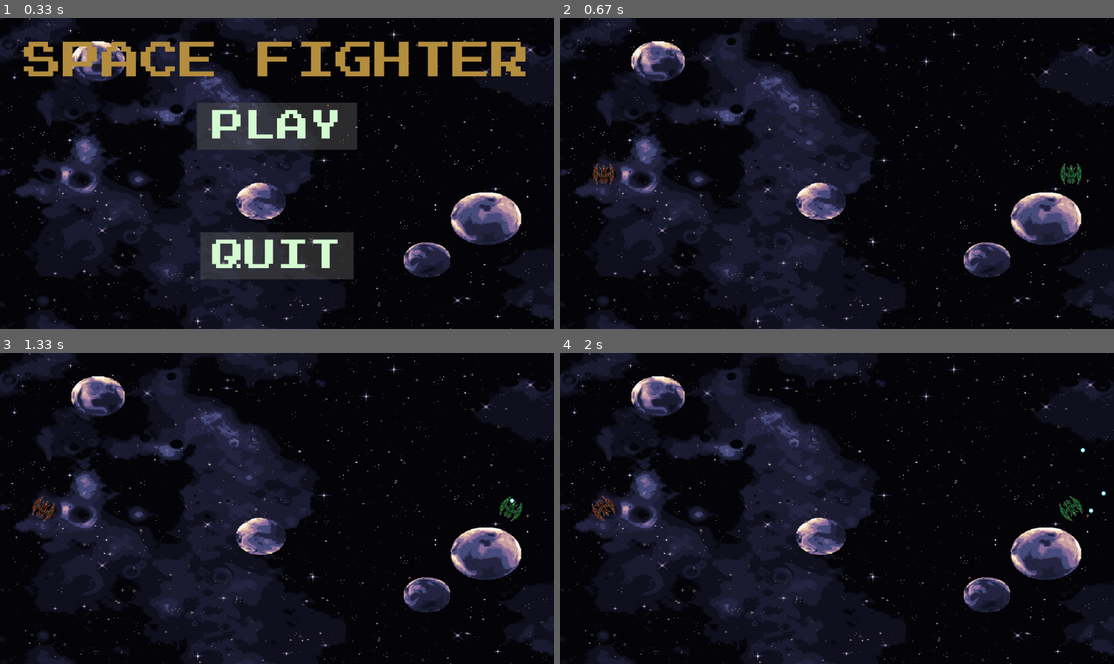
Above: before the commit, frames 1-4 (two rows, left to right).
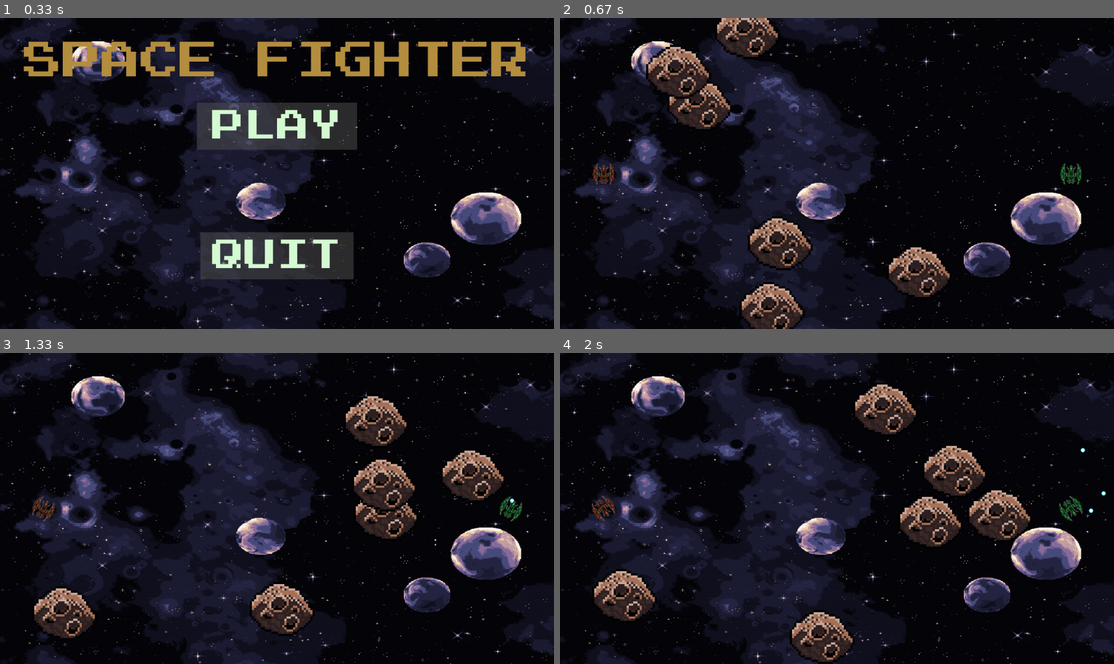
Above: after the commit, the same moments.

Repository: TomSa99/SpaceFighter
Game: pygame game, started from space_fighter/__main__.py
Two runs of this game, one before a commit and one after it. Both use one fixed random seed, a clock stepped at 60 frames per second and the inputs below.
Inputs (mouse positions are in pixels of both pictures, inside the frame that each line leads up to):
- Up to frame 1 (0.33 s): no input
- Up to frame 2 (0.67 s): click "PLAY" at 0.38 s
- Up to frame 3 (1.33 s): hold R 0.67-1.13 s; hold Right 0.67-1.13 s; move the mouse to (254, 520) at 0.7 s; hold R from 1.17 s (still down); hold Right from 1.17 s (still down); hold D from 1.17 s (still down); tap Space at 1.23 s
- Up to frame 4 (2 s): tap Space at 1.53, 1.73 s; release R at 1.63 s; release Right at 1.63 s; release D at 1.63 s; hold Right from 1.67 s (still down); hold D from 1.67 s (still down)

Frame 1 is identical in both runs. In frame 2, 6.7% of the frame differs, in the area x 15-71%, y 0-100%; in frame 3, 7.1%; in frame 4, 7.4%, in the area x 5-85%, y 9-100%.

Commit message:
Add asteroids

Diff:
--- a/space_fighter/game2.py
+++ b/space_fighter/game2.py
@@ -2,11 +2,12 @@
 import sys
 
 from button import Button
-from models2 import Spaceship, Spaceship2
-from utils2 import load_sprite, print_text
+from models2 import Spaceship, Spaceship2, Asteroid
+from utils2 import load_sprite, print_text, get_random_position
 
 
 class SpaceFighter:
+    MIN_ASTEROID_DISTANCE = 250
 
     def __init__(self):
         self._init_pygame()
@@ -18,9 +19,24 @@
 
         self.bullets = []
         self.bullets2 = []
+        self.asteroids = []
         self.spaceship = Spaceship((self.screen.get_size()[0] - 100, self.screen.get_size()[1] / 2),
                                    self.bullets.append)
         self.spaceship2 = Spaceship2((100, self.screen.get_size()[1] / 2), self.bullets2.append)
+
+        for _ in range(6):
+            while True:
+                position = get_random_position(self.screen)
+                if (
+                    position.distance_to(self.spaceship.position) > self.MIN_ASTEROID_DISTANCE
+                ):
+                    break
+                elif(
+                    position.distance_to(self.spaceship2.position) > self.MIN_ASTEROID_DISTANCE
+                ):
+                    break
+
+            self.asteroids.append(Asteroid(position))
 
     def main_loop(self):
         while True:
@@ -79,7 +95,7 @@
             elif is_key_pressed[pygame.K_s]:
                 self.spaceship2.deaccelerate()
     def get_game_objects(self):
-        game_objects = [*self.bullets, *self.bullets2]
+        game_objects = [*self.bullets, *self.bullets2, *self.asteroids]
 
         if self.spaceship:
             game_objects.append(self.spaceship)
@@ -96,10 +112,19 @@
         # If both spaceships collide, the game is over
         if self.spaceship and self.spaceship2:
             if self.spaceship.collides_with(self.spaceship2):
-                self.spaceship = None
-                self.spaceship2 = None
-
-        # when the bullet from the spaceship collides with the spaceship2, the spaceship2 is destroyed
+                #self.spaceship = None
+                #self.spaceship2 = None
+                self.message = self.message = 'Game Over!\nClick R to restart.'
+            for asteroid in self.asteroids:
+                if asteroid.collides_with(self.spaceship):
+                    self.spaceship = None
+                    break
+                elif asteroid.collides_with(self.spaceship2):
+                    self.spaceship2 = None
+                    break
+
+
+        # when the bullet from the spaceship1 collides with the spaceship2, the spaceship2 is destroyed
         for bullet in self.bullets[:]:
             if bullet.collides_with(self.spaceship2):
                 self.bullets.remove(bullet)
@@ -110,7 +135,7 @@
             if not self.screen.get_rect().collidepoint(bullet.position):
                 self.bullets.remove(bullet)
 
-        # when the bullet from the spaceship2 collides with the spaceship, the spaceship is destroyed
+        # when the bullet from the spaceship2 collides with the spaceship1, the spaceship1 is destroyed
         for bullet2 in self.bullets2[:]:
             if bullet2.collides_with(self.spaceship):
                 self.bullets2.remove(bullet2)
@@ -122,11 +147,11 @@
                 self.bullets2.remove(bullet2)
 
         if not self.spaceship2 and self.spaceship:
-            self.message = 'Player1 won!'
+            self.message = 'Player1 won!\nClick R to restart.'
         elif not self.spaceship and self.spaceship2:
-            self.message = 'Player2 won!'
-        elif not self.spaceship and not self.spaceship2:
-            self.message = 'Game Over!'
+            self.message = 'Player2 won!\nClick R to restart.'
+        #elif not self.spaceship and not self.spaceship2:
+            #self.message = 'Game Over!\nClick R to restart.'
 
     def _draw(self):
         self.screen.blit(self.background, (0, 0))
--- a/space_fighter/models2.py
+++ b/space_fighter/models2.py
@@ -2,7 +2,7 @@
 from pygame.math import Vector2
 from pygame.transform import rotozoom
 
-from utils2 import load_sprite, load_sound, wrap_position
+from utils2 import load_sprite, load_sound, wrap_position, get_random_velocity
 
 
 class GameObject:
@@ -134,3 +134,8 @@
 
     def move(self, surface):
         self.position += self.velocity
+
+
+class Asteroid(GameObject):
+    def __init__(self, position):
+        super().__init__(position, load_sprite('Asteroid'), get_random_velocity(1,3))
--- a/space_fighter/utils2.py
+++ b/space_fighter/utils2.py
@@ -1,3 +1,4 @@
+import random
 from pygame.image import load
 from pygame.math import Vector2
 from pygame.mixer import Sound
@@ -30,3 +31,14 @@
     rect = text_surface.get_rect()
     rect.center = Vector2(surface.get_size()) / 2
     surface.blit(text_surface, rect)
+
+def get_random_position(surface):
+    return Vector2(
+        random.randrange(surface.get_width()),
+        random.randrange(surface.get_height())
+    )
+
+def get_random_velocity(min_speed, max_speed):
+    speed = random.randint(min_speed, max_speed)
+    angle = random.randrange(0,360)
+    return Vector2(speed, 0).rotate(angle)
Binary file added: assets/sprites/Asteroid.png
